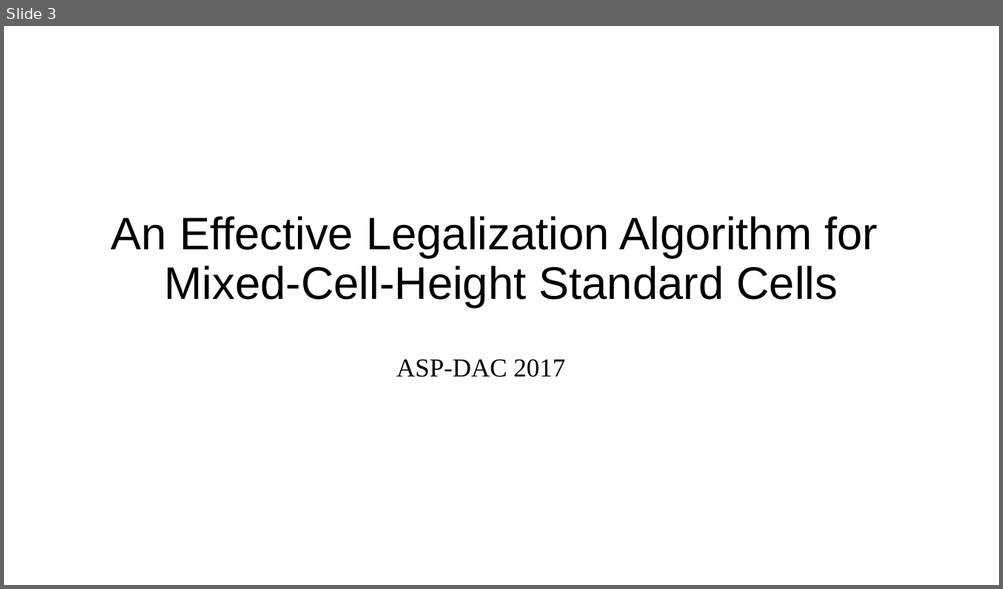
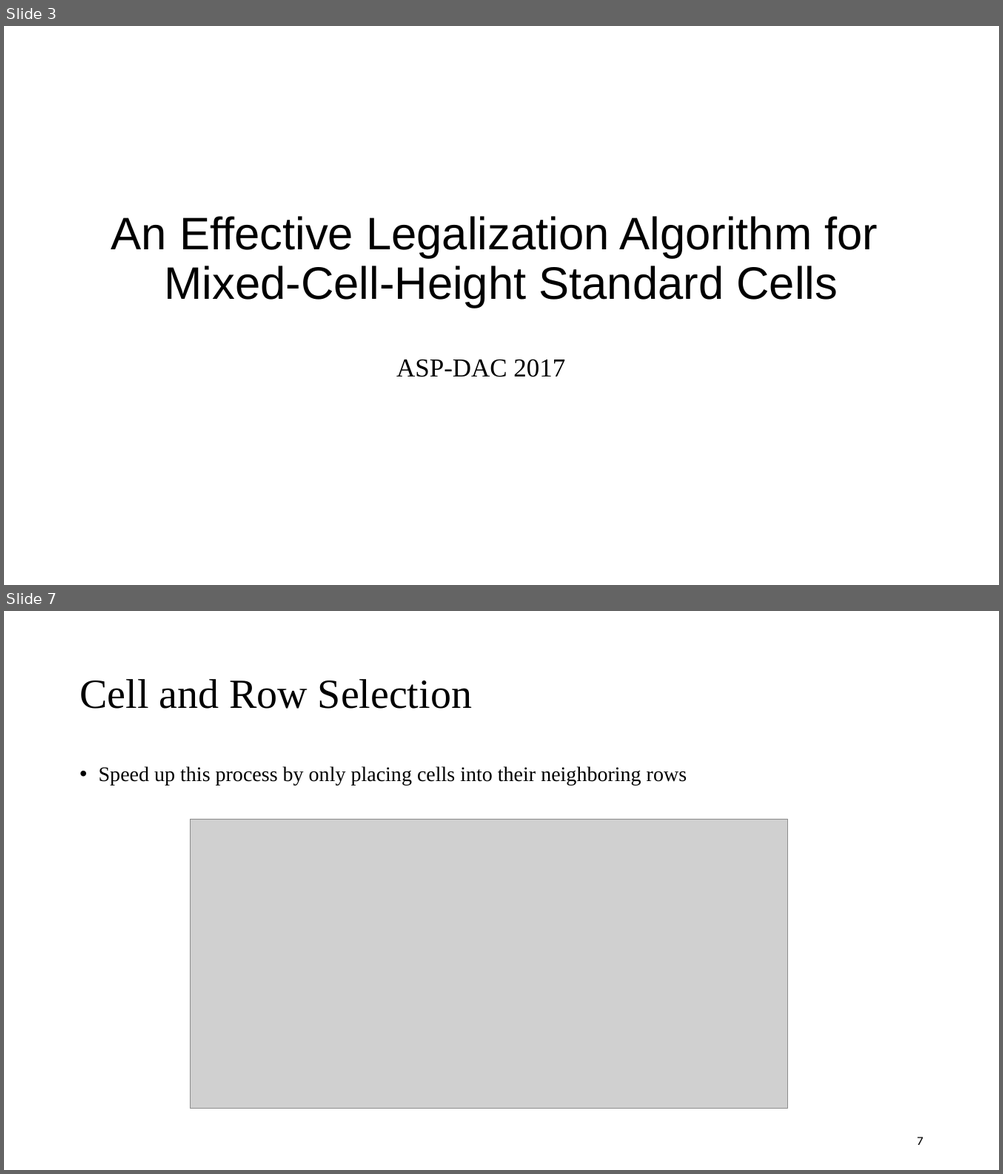
Before and after one commit to demon02130101/Lab, a slide deck: ICCAD/進度報告/0418.pptx. Shown one above the other, each under a label of ours: slide 3 before the commit, slides 3 and 7 after it; the slides between them are not shown. The pictures are 1003x589 and 1003x1174 pixels, drawn with LibreOffice and Linux fonts; fonts in the diff are those of the drawing; grey boxes stand for pictures. Boxes give left, top, right and bottom in pixels: in the first picture for what was removed or moved away, otherwise in the second. Text is boxed around its words. In the diff, an @@ line names an element or a change of style, - is before the commit and + after.

```diff
--- a/ICCAD/進度報告/0418.pptx
+++ b/ICCAD/進度報告/0418.pptx
@@ slide 7 added at (4,611,999,1170), background #FFFFFF @@
@@ title added at (79,679,472,709), 40 pt, text #000000 @@
+Cell and Row Selection
@@ text added at (99,766,686,786), 20 pt, text #000000 @@
+• Speed up this process by only placing cells into their neighboring rows
@@ picture added at (190,819,788,1109) @@
@@ page number added at (917,1137,923,1145), 12 pt, text #000000 @@
+7
```
Also in this commit, not shown: 1 slide changed, 5 other slides added, 2 slides removed, 5 other files.
